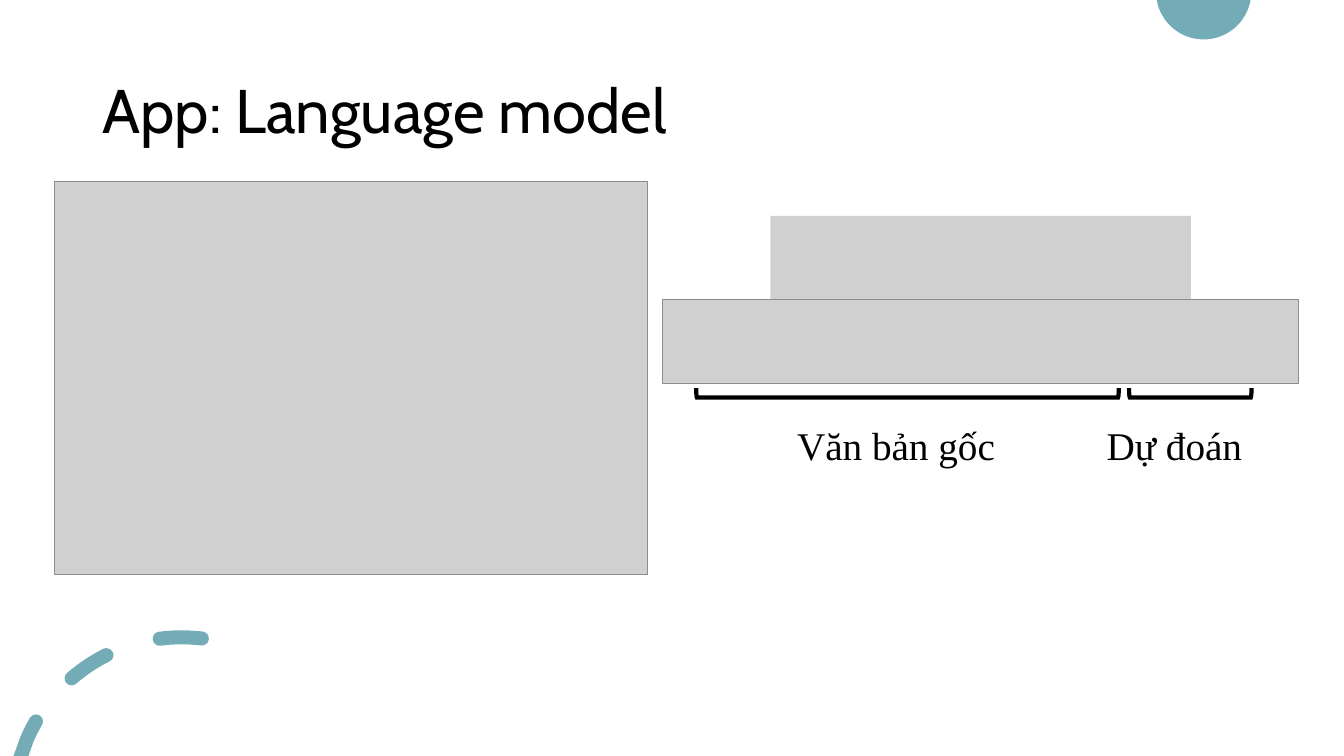
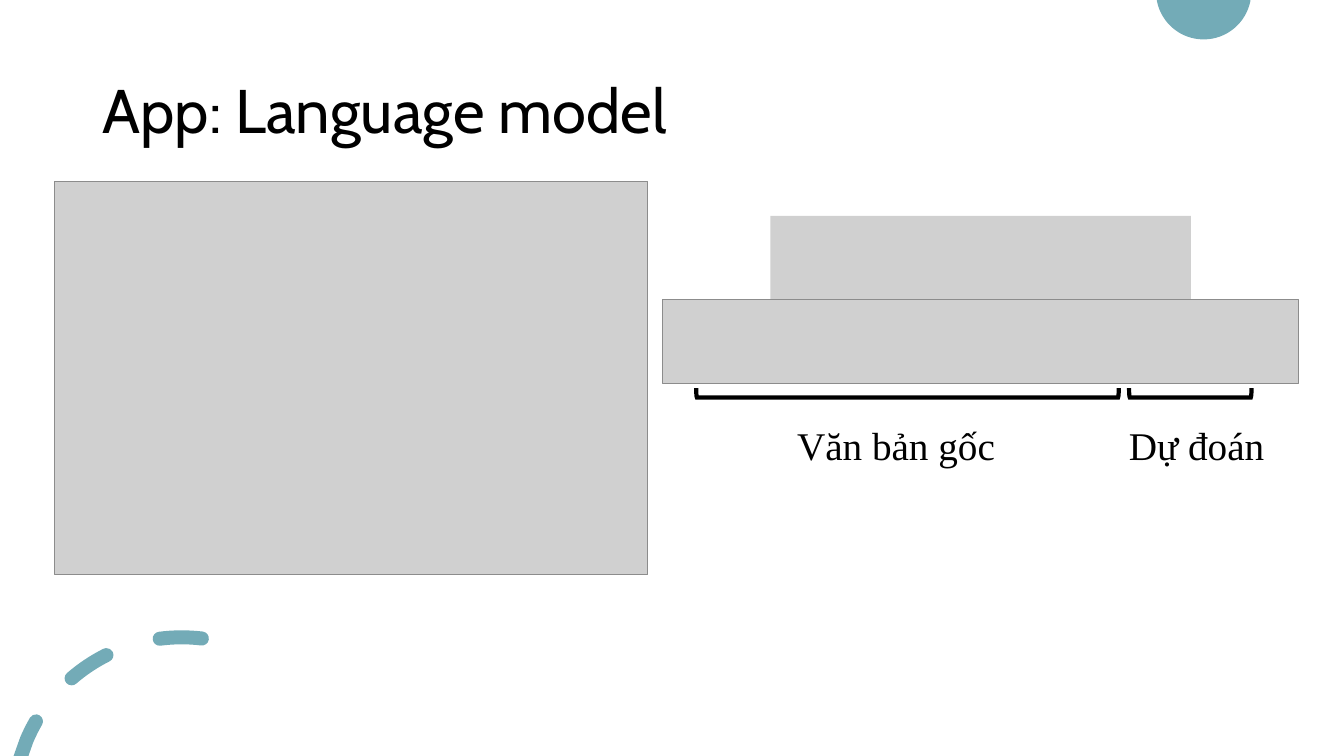
Before and after one commit to nguyenduyhanlam/NLP_Mid, a slide deck: slide 23 of Word representation.pptx. Drawn at 1344x756 pixels with LibreOffice and Linux fonts; fonts in the diff are those of the drawing; grey boxes stand for pictures. Boxes give left, top, right and bottom in pixels: in the first picture for what was removed or moved away, otherwise in the second. Text is boxed around its words. In the diff, an @@ line names an element or a change of style, - is before the commit and + after.

```diff
--- a/Word representation.pptx
+++ b/Word representation.pptx
@@ text "Dự đoán": place and size @@
-text "Dự đoán" at bbox=[1107, 432, 1242, 467]
+text "Dự đoán" at bbox=[1129, 432, 1264, 467]
```
Also in this commit, not shown: 2 other slides changed, 3 slides added.
